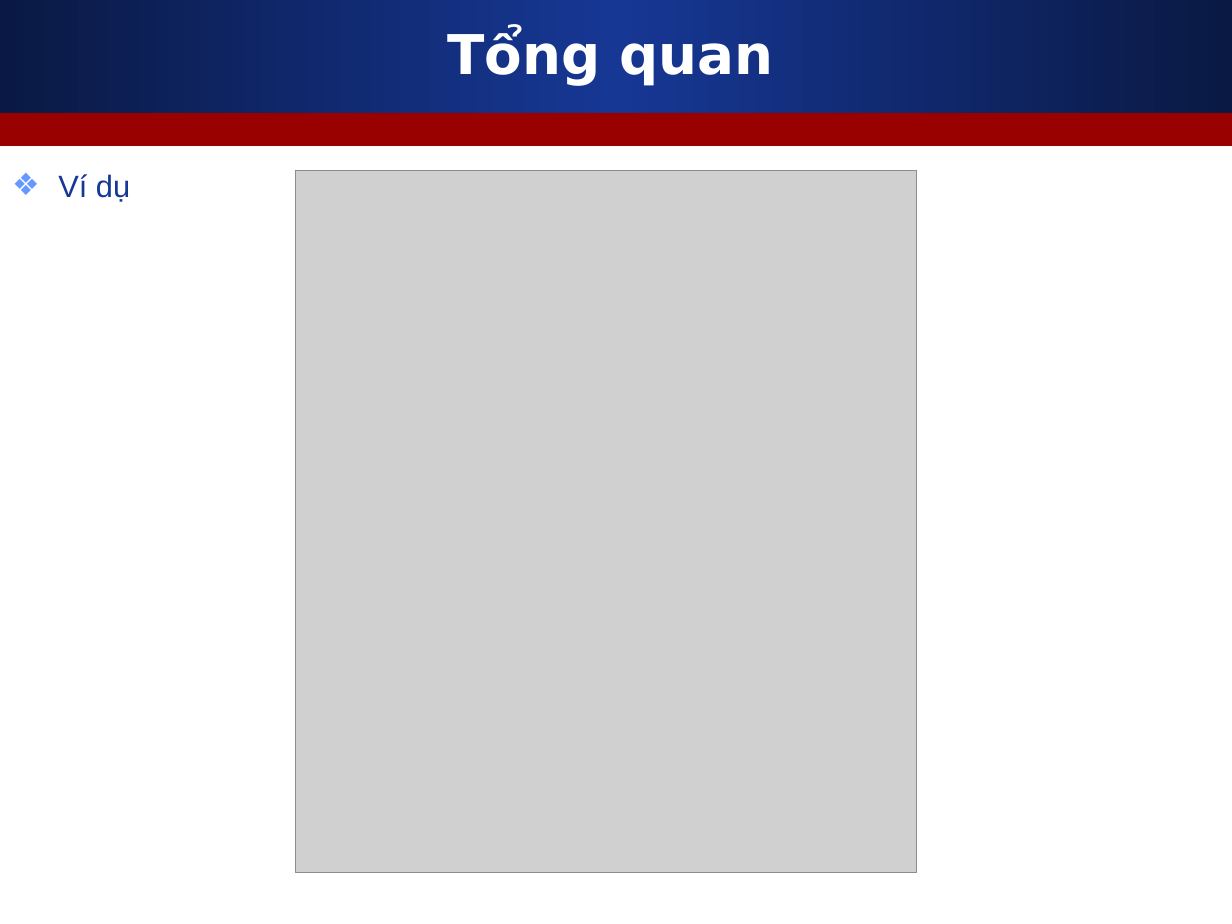
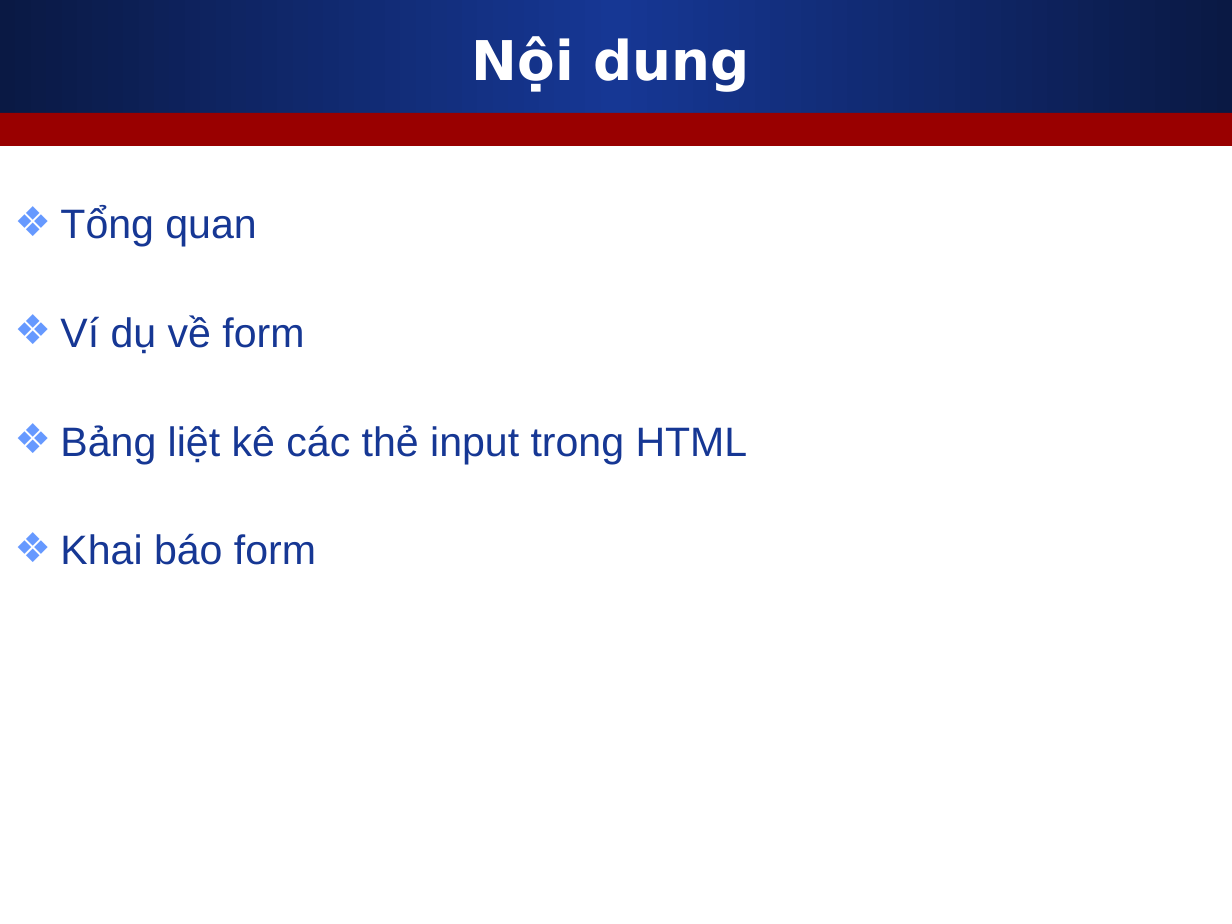
Before and after one commit to melng124/php39_devpro, a slide deck: slide 2 of Day14_Form/Slides/1_Form_Define_Syntax.ppt (slide 4 before the commit). Drawn at 1232x924 pixels with LibreOffice and Linux fonts; fonts in the diff are those of the drawing; grey boxes stand for pictures. Boxes give left, top, right and bottom in pixels: in the first picture for what was removed or moved away, otherwise in the second. Text is boxed around its words. In the diff, an @@ line names an element or a change of style, - is before the commit and + after.

```diff
--- a/Day14_Form/Slides/1_Form_Define_Syntax.ppt
+++ b/Day14_Form/Slides/1_Form_Define_Syntax.ppt
@@ title at [472, 36, 749, 92]: text changed @@
-Tổng quan
+Nội dung
@@ picture removed at [296, 170, 917, 872] @@
@@ text at [60, 205, 748, 565]: text changed; size 18 to 24 pt @@
-❖ Ví dụ
+❖ Tổng quan
+❖ Ví dụ về form
+❖ Bảng liệt kê các thẻ input trong HTML
+❖ Khai báo form
```
Also in this commit, not shown: 1 other slide changed, 2 slides added, 1 slide removed, 2 other files.
